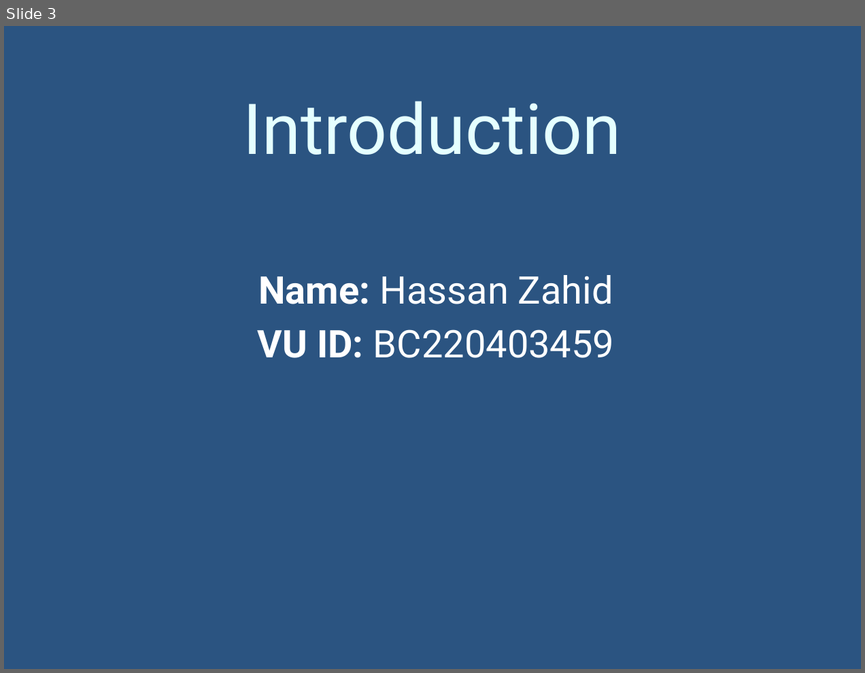
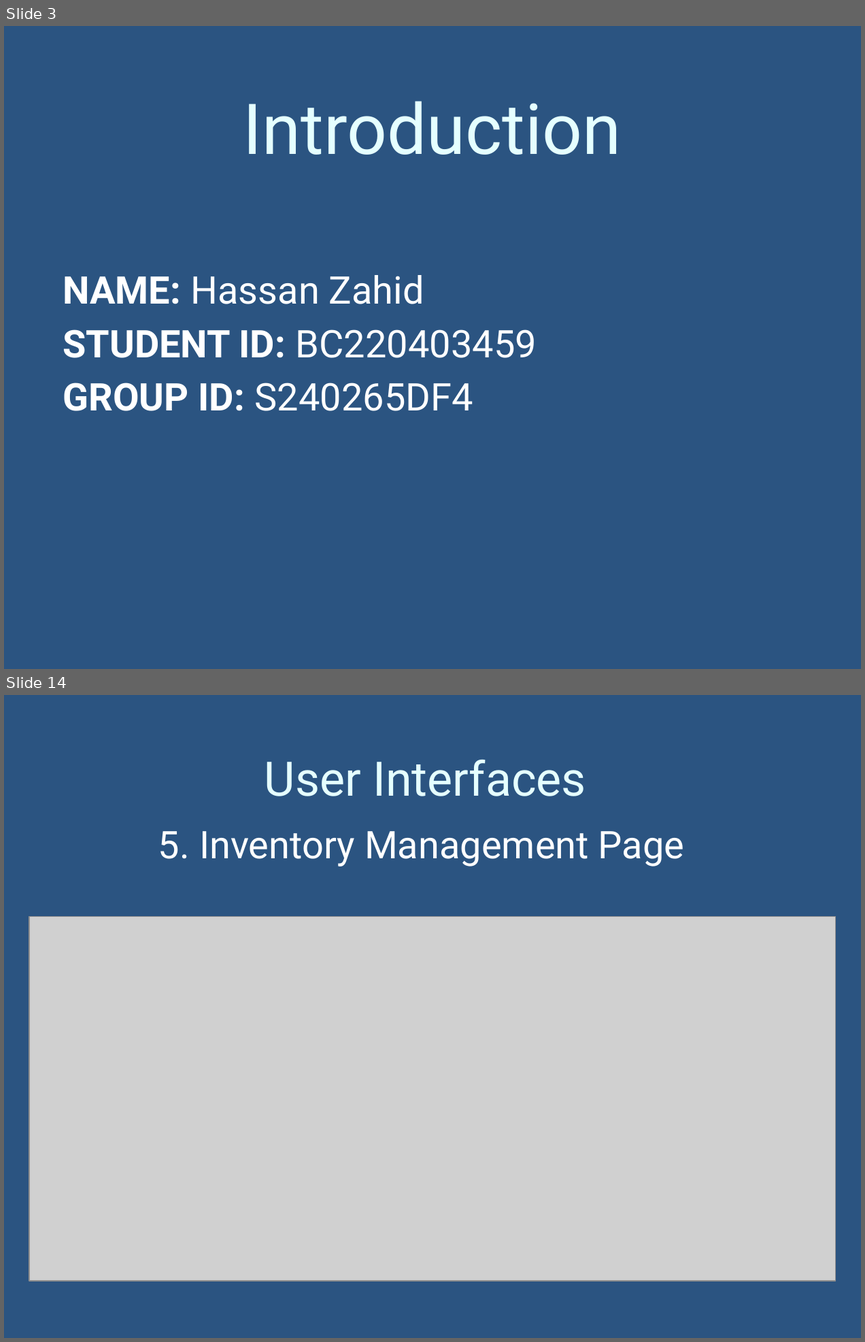
Before and after one commit to bc220403459/food_waste_management_system, a slide deck: documentation/2_FinalPresentation.pptx. Shown one above the other, each under a label of ours: slide 3 before the commit, slides 3 and 14 after it; the slides between them are not shown. The pictures are 865x673 and 865x1342 pixels, drawn with LibreOffice and Linux fonts; fonts in the diff are those of the drawing; grey boxes stand for pictures; background and template pictures are left out. Boxes give left, top, right and bottom in pixels: in the first picture for what was removed or moved away, otherwise in the second. Text is boxed around its words. In the diff, an @@ line names an element or a change of style, - is before the commit and + after.

```diff
--- a/documentation/2_FinalPresentation.pptx
+++ b/documentation/2_FinalPresentation.pptx
@@ slide 14 added at <box>4,695,861,1338</box>, background picture (left out) @@
@@ title added at <box>264,760,586,796</box>, 40 pt, text #E5FFFF @@
+User Interfaces
@@ subtitle added at <box>158,831,685,866</box>, 32 pt, text #FFFFFF @@
+5. Inventory Management Page
@@ picture added at <box>29,916,835,1280</box> @@
@@ slide 3 changed as well @@
@@ text at <box>62,275,537,411</box>: text changed @@
-Name: Hassan Zahid
-VU ID: BC220403459
+NAME: Hassan Zahid
+STUDENT ID: BC220403459
+GROUP ID: S240265DF4
```
Also in this commit, not shown: 7 other slides changed, 26 other slides added, 2 slides removed, 5 other files.
